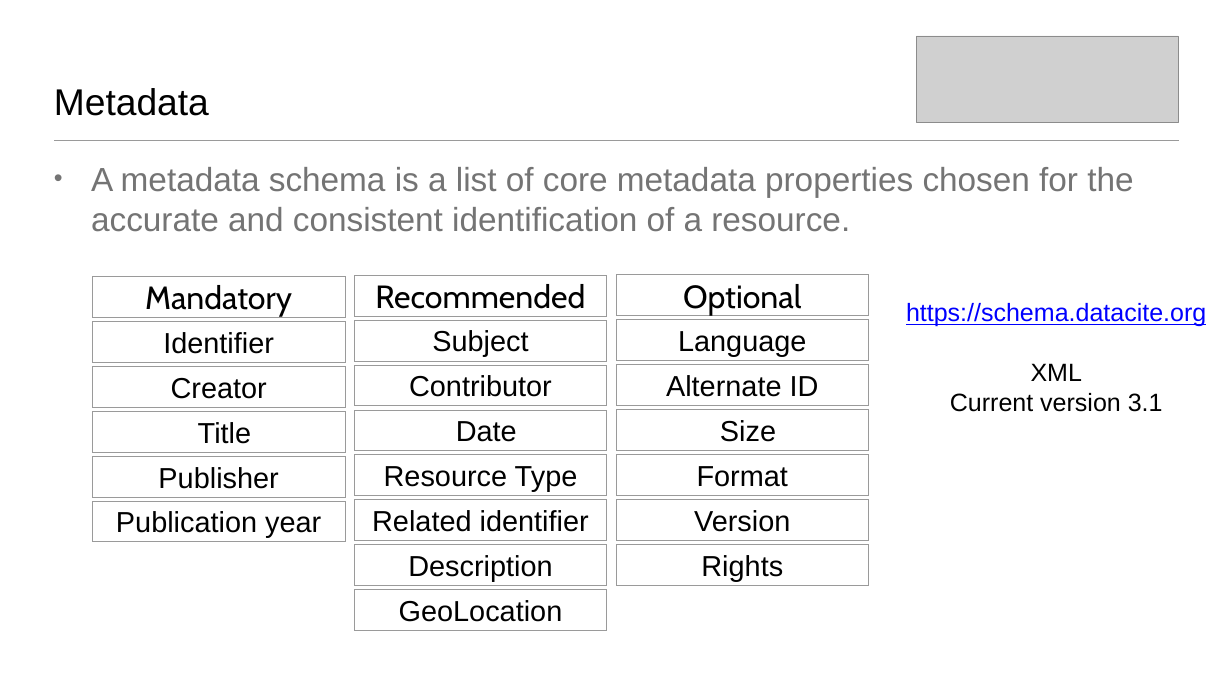
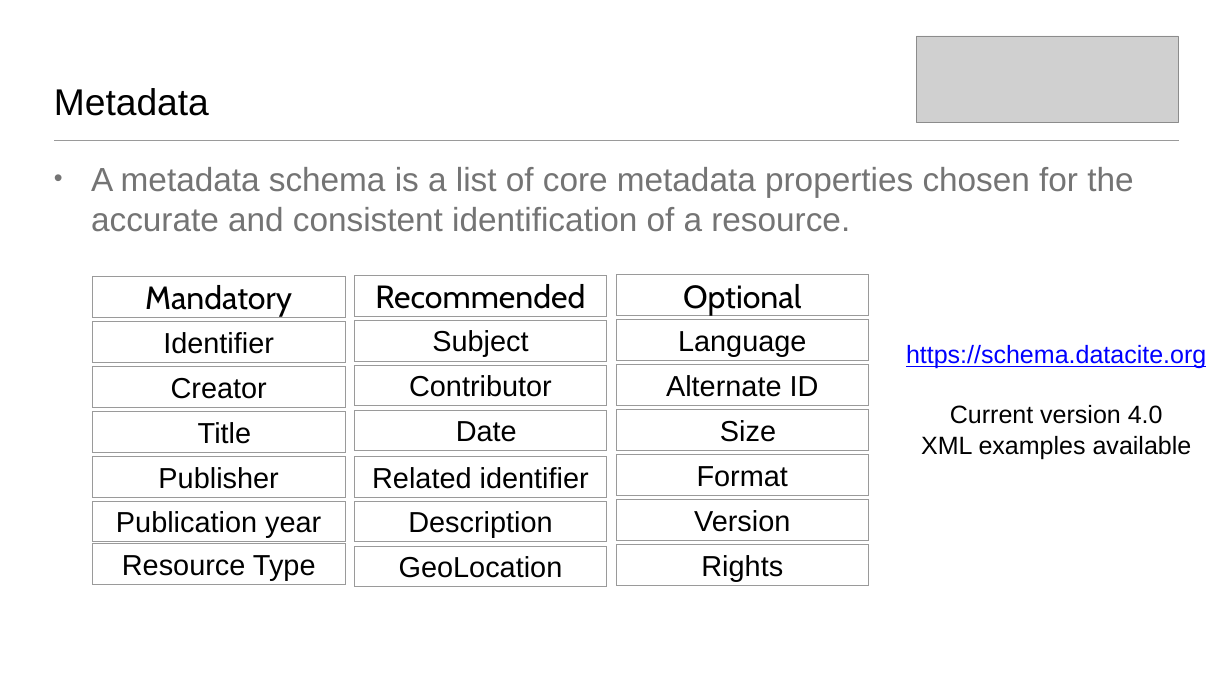
Before and after one commit to datacite/homepage, a slide deck: slide 6 of source/assets/tech_intro.pptx. Drawn at 1232x693 pixels with LibreOffice and Linux fonts; fonts in the diff are those of the drawing; grey boxes stand for pictures. Boxes give left, top, right and bottom in pixels: in the first picture for what was removed or moved away, otherwise in the second. Text is boxed around its words. In the diff, an @@ line names an element or a change of style, - is before the commit and + after.

```diff
--- a/source/assets/tech_intro.pptx
+++ b/source/assets/tech_intro.pptx
@@ text at (921, 405, 1192, 459): text changed @@
-XML
-Current version 3.1
+Current version 4.0
+XML examples available
@@ 3 rectangles: place and size @@
-3 rectangles at (354, 500, 607, 630)
+3 rectangles at (354, 456, 607, 587)
@@ rectangle "Resource Type": place and size @@
-rectangle "Resource Type" at (354, 455, 607, 495)
+rectangle "Resource Type" at (92, 544, 345, 584)
```
Also in this commit, not shown: 2 slides added, 1 slide removed, 2 other files.
